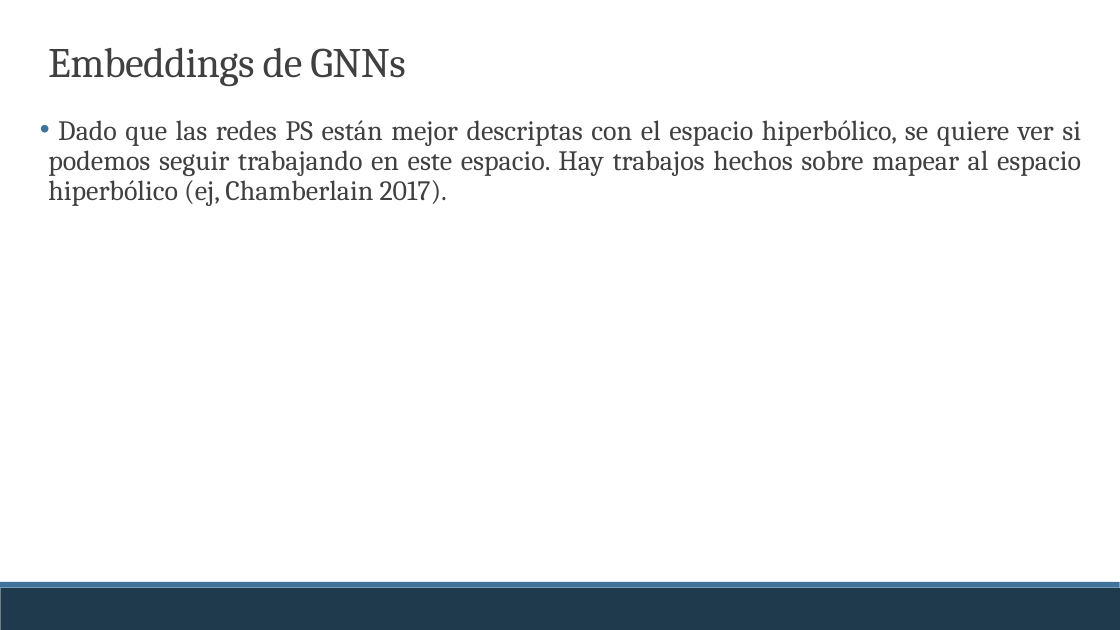
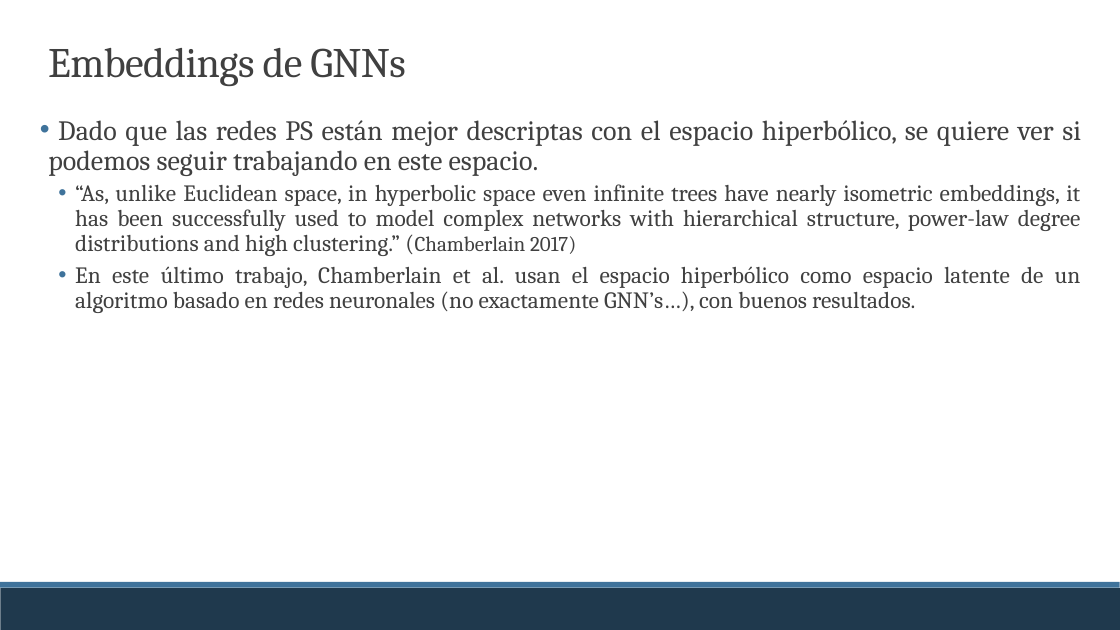
Before and after one commit to martinfama/LPGNN, a slide deck: slide 18 of Avance/avance.pptx (slide 17 before the commit). Drawn at 1120x630 pixels with LibreOffice and Linux fonts; fonts in the diff are those of the drawing. Boxes give left, top, right and bottom in pixels: in the first picture for what was removed or moved away, otherwise in the second. Text is boxed around its words. In the diff, an @@ line names an element or a change of style, - is before the commit and + after.

```diff
--- a/Avance/avance.pptx
+++ b/Avance/avance.pptx
@@ text at [48,120,1081,313]: text changed; size 24 to 20 pt @@
-• Dado que las redes PS están mejor descriptas con el espacio hiperbólico, se quiere ver si podemos seguir trabajando en este espacio. Hay trabajos hechos sobre mapear al espacio hiperbólico (ej, Chamberlain 2017).
+• Dado que las redes PS están mejor descriptas con el espacio hiperbólico, se quiere ver si podemos seguir trabajando en este espacio.
+  • “As, unlike Euclidean space, in hyperbolic space even infinite trees have nearly isometric embeddings, it has been successfully used to model complex networks with hierarchical structure, power-law degree distributions and high clustering.” (Chamberlain 2017)
+  • En este último trabajo, Chamberlain et al. usan el espacio hiperbólico como espacio latente de un algoritmo basado en redes neuronales (no exactamente GNN’s…), con buenos resultados.
```
Also in this commit, not shown: 1 other slide changed, 1 slide added, 11 other files.
